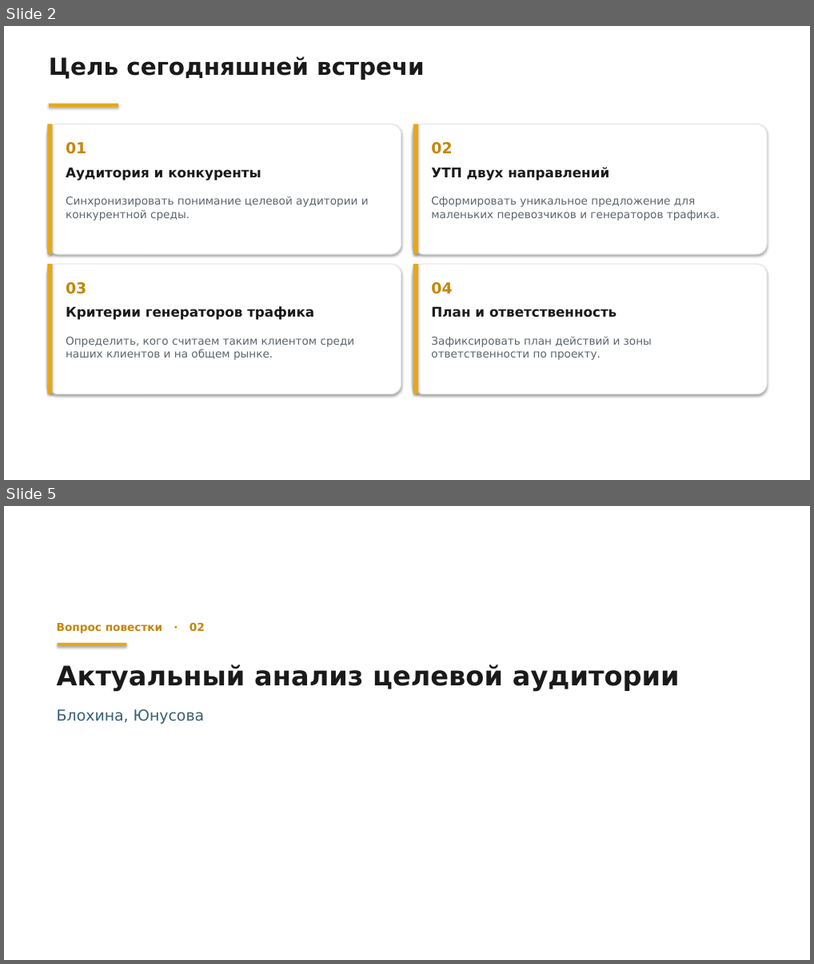
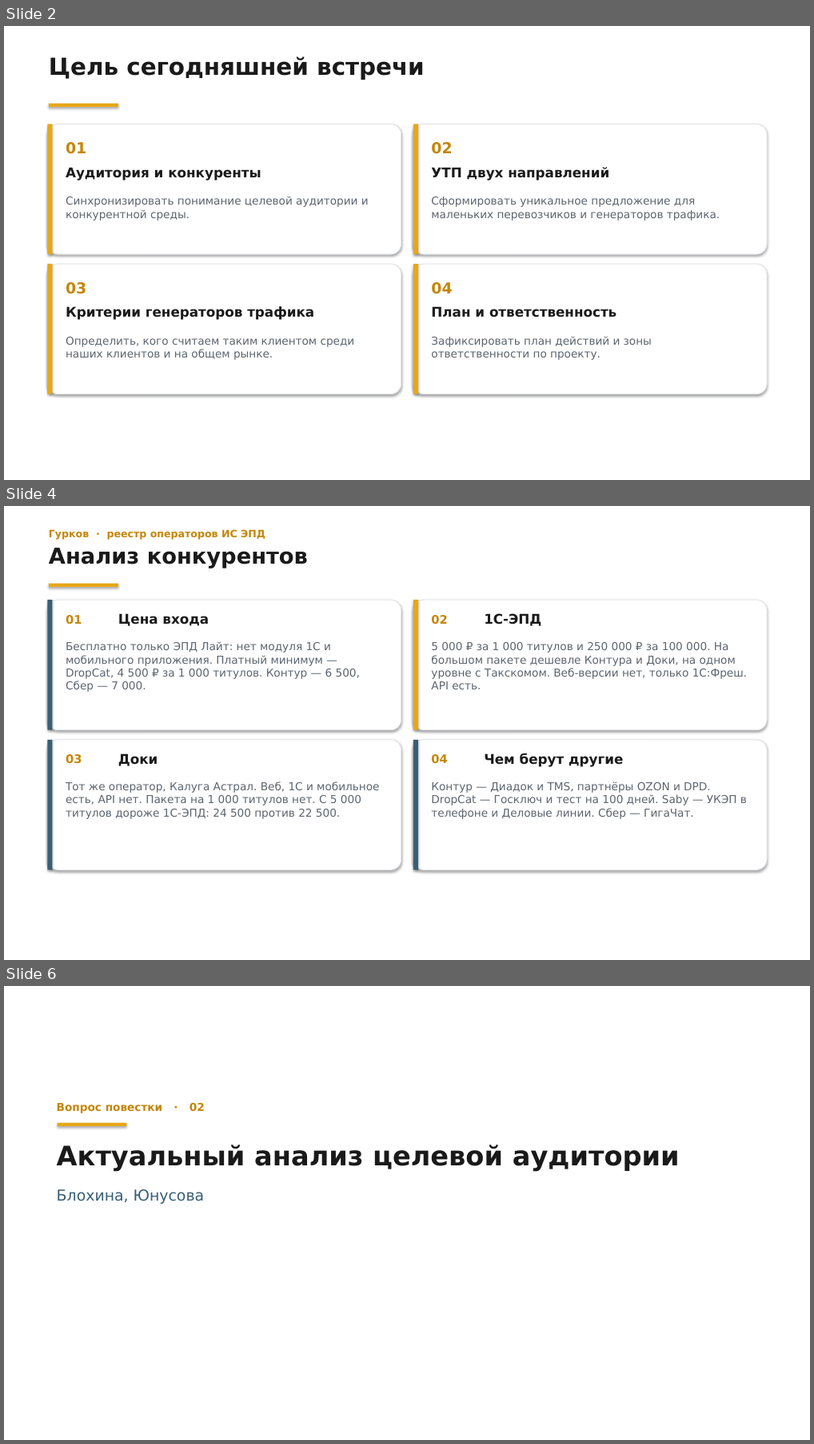
Before and after one commit to daaanilNikonov/for-lisa, a slide deck: presentation/Встреча_Стратегия_ЭПД.pptx. Shown one above the other, each under a label of ours: slides 2 and 5 before the commit, slides 2, 4 and 6 after it; the slides between them are not shown. The pictures are 814x964 and 814x1444 pixels, drawn with LibreOffice and Linux fonts; fonts in the diff are those of the drawing; background and template pictures are left out. Boxes give left, top, right and bottom in pixels: in the first picture for what was removed or moved away, otherwise in the second. Text is boxed around its words. In the diff, an @@ line names an element or a change of style, - is before the commit and + after.

```diff
--- a/presentation/Встреча_Стратегия_ЭПД.pptx
+++ b/presentation/Встреча_Стратегия_ЭПД.pptx
@@ slide 4 added at (4,506,810,960), background picture (left out) @@
@@ text added at (49,529,266,540), 12 pt, text #C4860A, bold @@
+Гурков · реестр операторов ИС ЭПД
@@ text added at (49,548,308,568), 26 pt, text #1A1A1A, bold @@
+Анализ конкурентов
@@ rounded rectangle added at (47,600,402,730), fill #FFFFFF, outline #E3E6EA 1 pt @@
@@ rectangle added at (47,600,52,730), fill #395F75 @@
@@ rectangle added at (49,584,118,587), fill #E6A817 @@
@@ rounded rectangle added at (414,600,767,730), fill #FFFFFF, outline #E3E6EA 1 pt @@
@@ rectangle added at (414,600,418,730), fill #E6A817 @@
@@ text added at (66,615,82,624), 14 pt, text #C4860A, bold @@
+01
@@ text added at (118,613,209,626), 16 pt, text #1A1A1A, bold @@
+Цена входа
@@ text added at (431,615,447,624), 14 pt, text #C4860A, bold @@
+02
@@ text added at (484,613,542,626), 16 pt, text #1A1A1A, bold @@
+1С-ЭПД
@@ text added at (66,641,360,692), 13 pt, text #5C656E @@
+Бесплатно только ЭПД Лайт: нет модуля 1С и мобильного приложения. Платный минимум — DropCat, 4 500 ₽ за 1 000 титулов. Контур — 6 500, Сбер — 7 000.
@@ text added at (431,642,747,689), 13 pt, text #5C656E @@
+5 000 ₽ за 1 000 титулов и 250 000 ₽ за 100 000. На большом пакете дешевле Контура и Доки, на одном уровне с Такскомом. Веб-версии нет, только 1С:Фреш. API есть.
@@ rounded rectangle added at (47,740,402,869), fill #FFFFFF, outline #E3E6EA 1 pt @@
@@ rectangle added at (47,740,52,869), fill #395F75 @@
@@ rounded rectangle added at (414,740,767,869), fill #FFFFFF, outline #E3E6EA 1 pt @@
@@ rectangle added at (414,740,418,869), fill #395F75 @@
@@ text added at (66,754,82,764), 14 pt, text #C4860A, bold @@
+03
@@ text added at (118,753,158,766), 16 pt, text #1A1A1A, bold @@
+Доки
@@ text added at (431,754,447,764), 14 pt, text #C4860A, bold @@
+04
@@ text added at (484,753,623,767), 16 pt, text #1A1A1A, bold @@
+Чем берут другие
@@ text added at (66,781,379,819), 13 pt, text #5C656E @@
+Тот же оператор, Калуга Астрал. Веб, 1С и мобильное есть, API нет. Пакета на 1 000 титулов нет. С 5 000 титулов дороже 1С-ЭПД: 24 500 против 22 500.
@@ text added at (431,781,747,819), 13 pt, text #5C656E @@
+Контур — Диадок и TMS, партнёры OZON и DPD. DropCat — Госключ и тест на 100 дней. Saby — УКЭП в телефоне и Деловые линии. Сбер — ГигаЧат.
@@ what was slide 5 is now slide 6 @@
```
Also in this commit, not shown: 1 slide changed, 3 other slides added, 2 slides removed, 1 other file.
